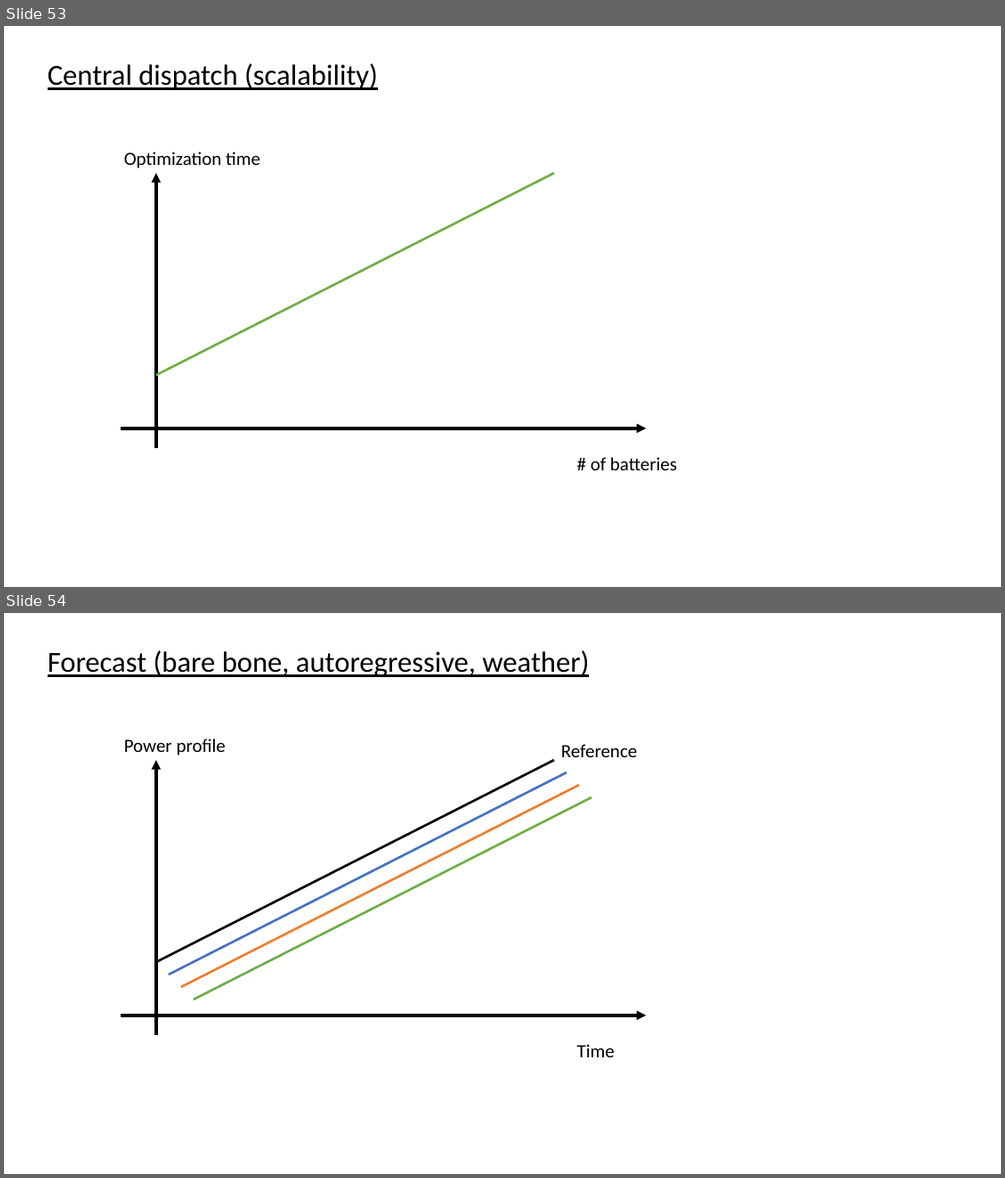
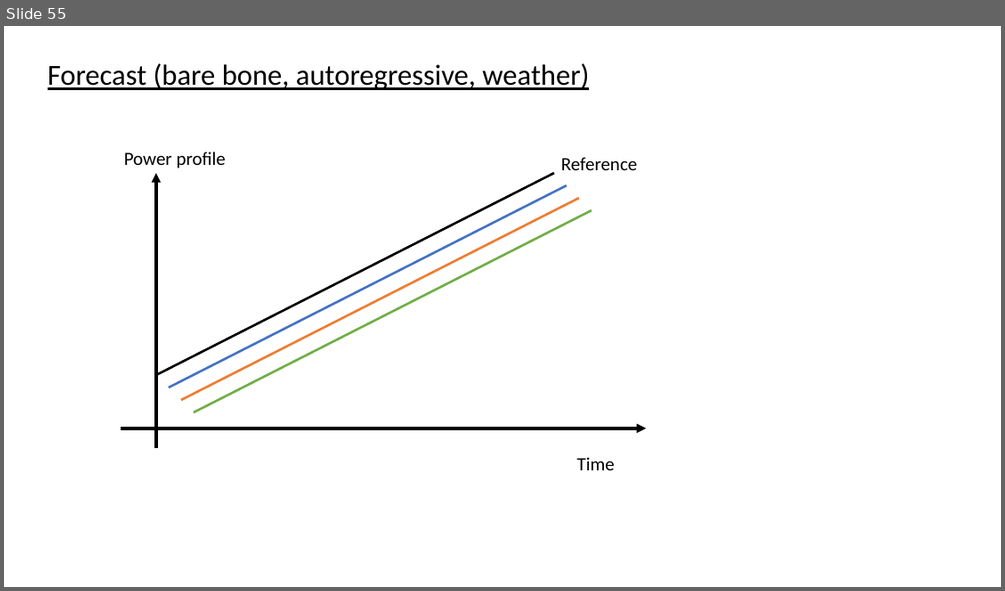
Before and after one commit to Jonathan56/supplementary_thesis, a slide deck: figures.pptx. Shown one above the other, each under a label of ours: slides 53 and 54 before the commit, slide 55 after it. The pictures are 1005x1178 and 1005x591 pixels, drawn with LibreOffice and Linux fonts; fonts in the diff are those of the drawing. Boxes give left, top, right and bottom in pixels: in the first picture for what was removed or moved away, otherwise in the second. Text is boxed around its words. In the diff, an @@ line names an element or a change of style, - is before the commit and + after.

Commit message:
scalability and adjustment

```diff
--- a/figures.pptx
+++ b/figures.pptx
@@ slide 53 removed at (4, 26, 1001, 587), background #FFFFFF @@
@@ text removed at (48, 63, 378, 90) @@
-Central dispatch (scalability)
@@ text removed at (124, 151, 260, 168) @@
-Optimization time
@@ arrow removed from (156, 448) to (156, 174) @@
@@ line removed from (156, 375) to (554, 174) @@
@@ arrow removed from (121, 428) to (647, 428) @@
@@ text removed at (591, 457, 677, 470) @@
-# of batteries
@@ what was slide 54 is now slide 55 @@
```
Also in this commit, not shown: 2 slides added, 4 other files.
